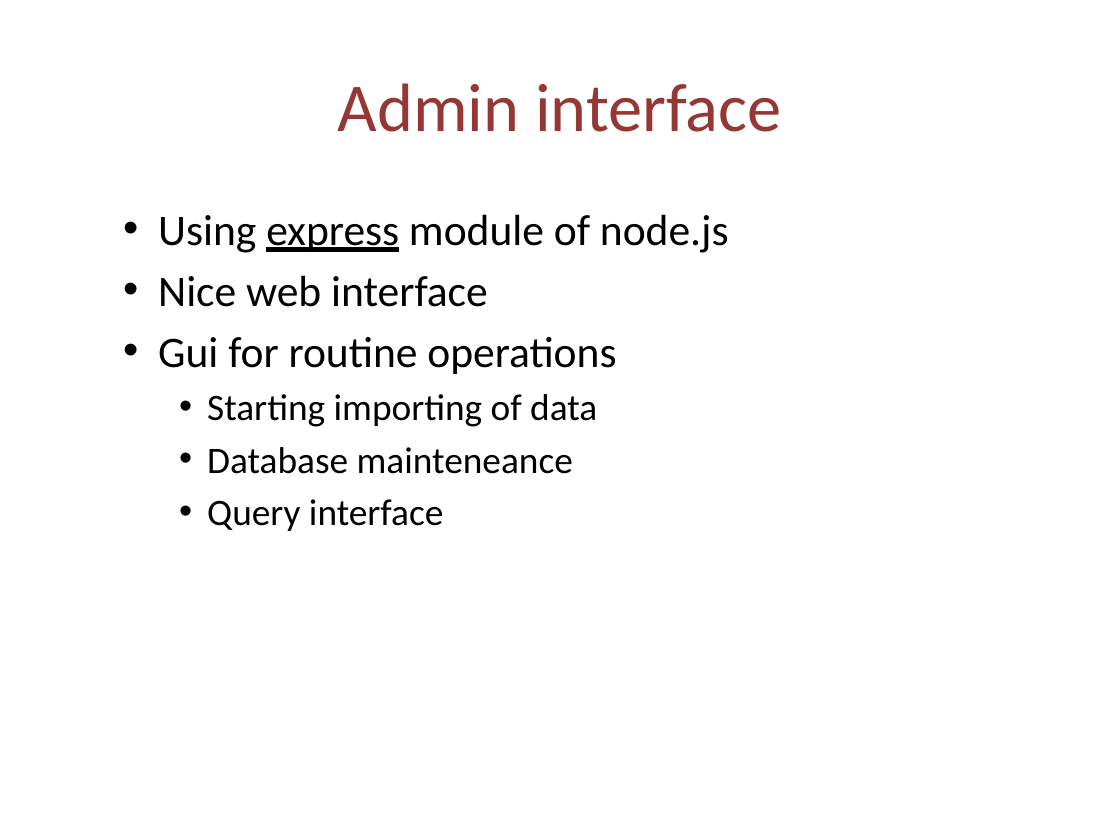
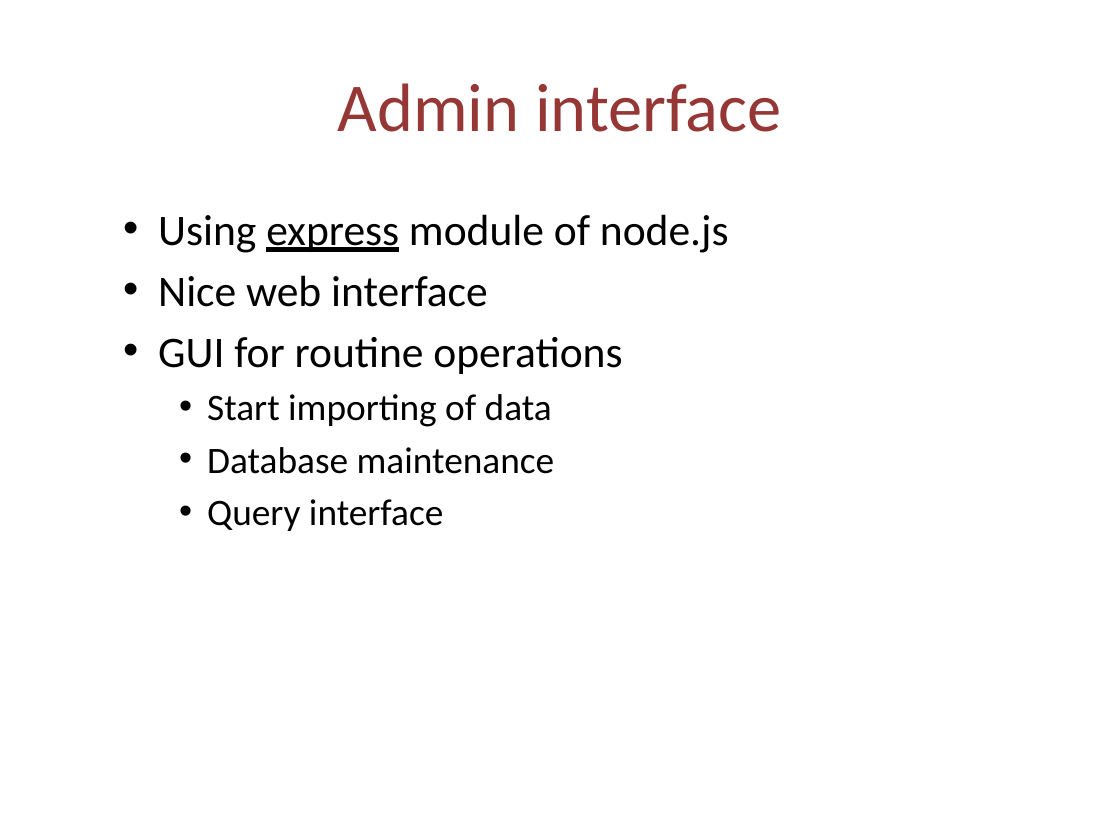
Before and after one commit to cvdlab-projects/webpdb, a slide deck: slide 16 of docs/webPDB-Final.pptx. Drawn at 1120x840 pixels with LibreOffice and Linux fonts; fonts in the diff are those of the drawing. Boxes give left, top, right and bottom in pixels: in the first picture for what was removed or moved away, otherwise in the second. Text is boxed around its words. In the diff, an @@ line names an element or a change of style, - is before the commit and + after.

```diff
--- a/docs/webPDB-Final.pptx
+++ b/docs/webPDB-Final.pptx
@@ text at (158, 337, 622, 474): text changed @@
-  • Gui for routine operations
-    • Starting importing of data
-    • Database mainteneance
+  • GUI for routine operations
+    • Start importing of data
+    • Database maintenance
```
Also in this commit, not shown: 3 other slides changed.
